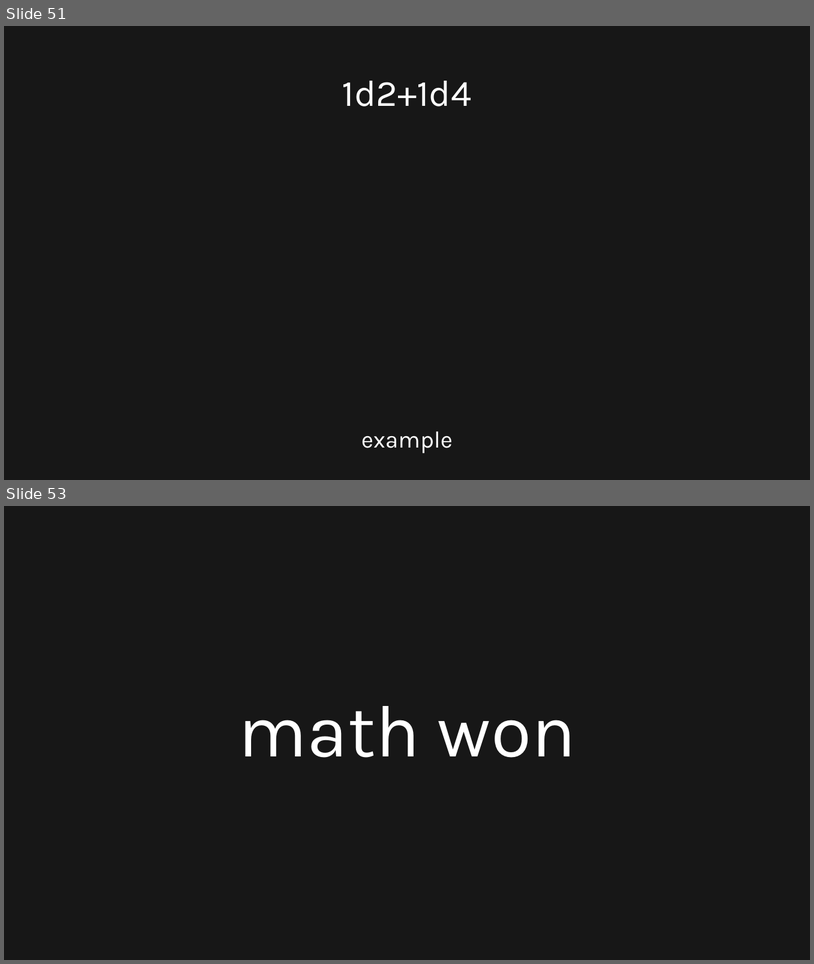
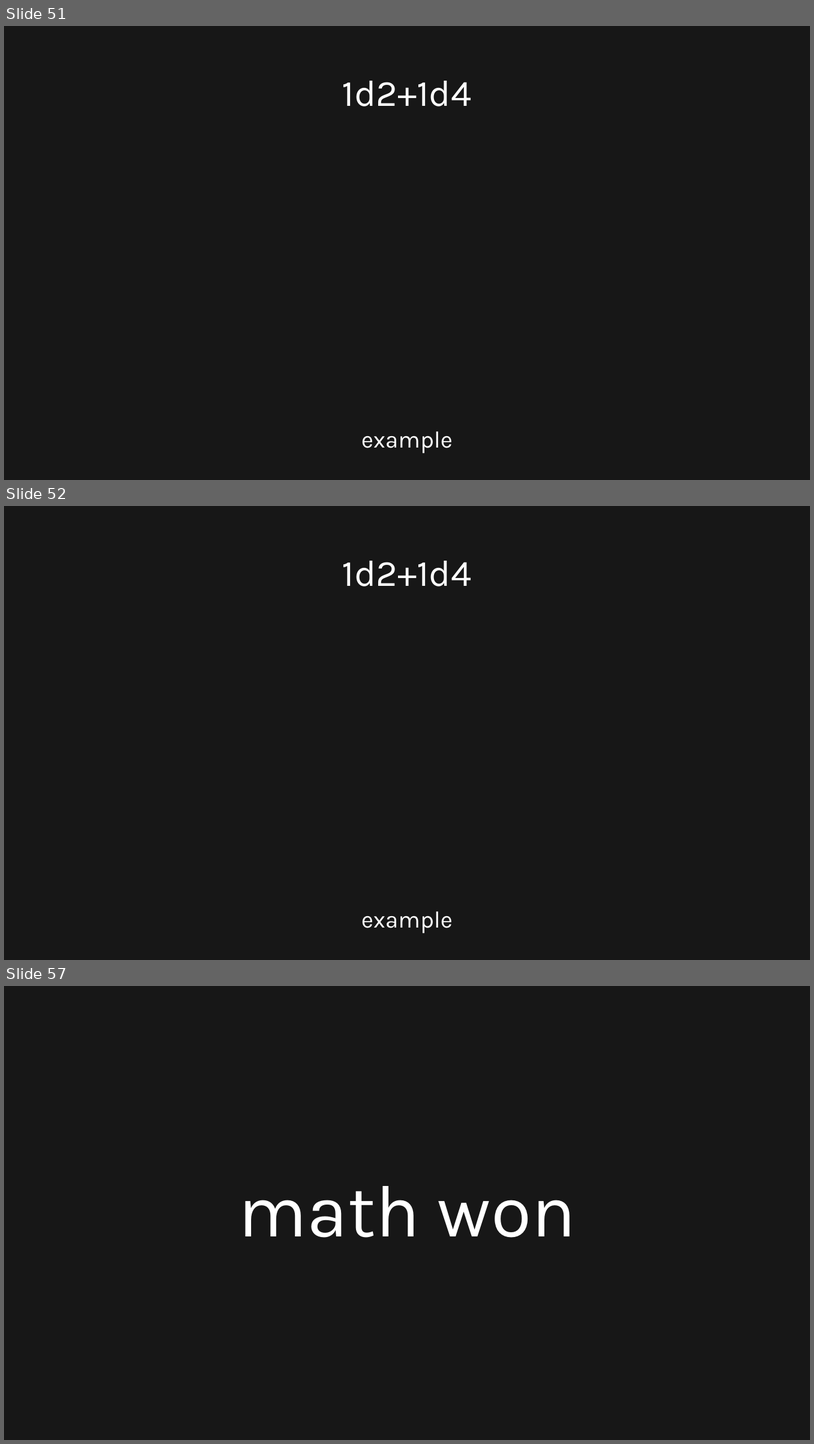
Before and after one commit to TriffnixXIV/Miscellaneous, a slide deck: Savage Attacker Math/Savage Attacker.pptx. Shown one above the other, each under a label of ours: slides 51 and 53 before the commit, slides 51, 52 and 57 after it; the slides between them are not shown. The pictures are 814x964 and 814x1444 pixels, drawn with LibreOffice and Linux fonts; fonts in the diff are those of the drawing; grey boxes stand for pictures. Boxes give left, top, right and bottom in pixels: in the first picture for what was removed or moved away, otherwise in the second. Text is boxed around its words. In the diff, an @@ line names an element or a change of style, - is before the commit and + after.

```diff
--- a/Savage Attacker Math/Savage Attacker.pptx
+++ b/Savage Attacker Math/Savage Attacker.pptx
@@ slide 52 added at (4, 506, 810, 960), background #171717 @@
@@ title added at (342, 561, 472, 586), 44 pt, text #FFFFFF @@
+1d2+1d4
@@ text added at (362, 911, 453, 933), 28 pt, text #FFFFFF @@
+example
@@ what was slide 53 is now slide 57 @@
```
Also in this commit, not shown: 1 slide changed, 3 other slides added, 1 other file.
